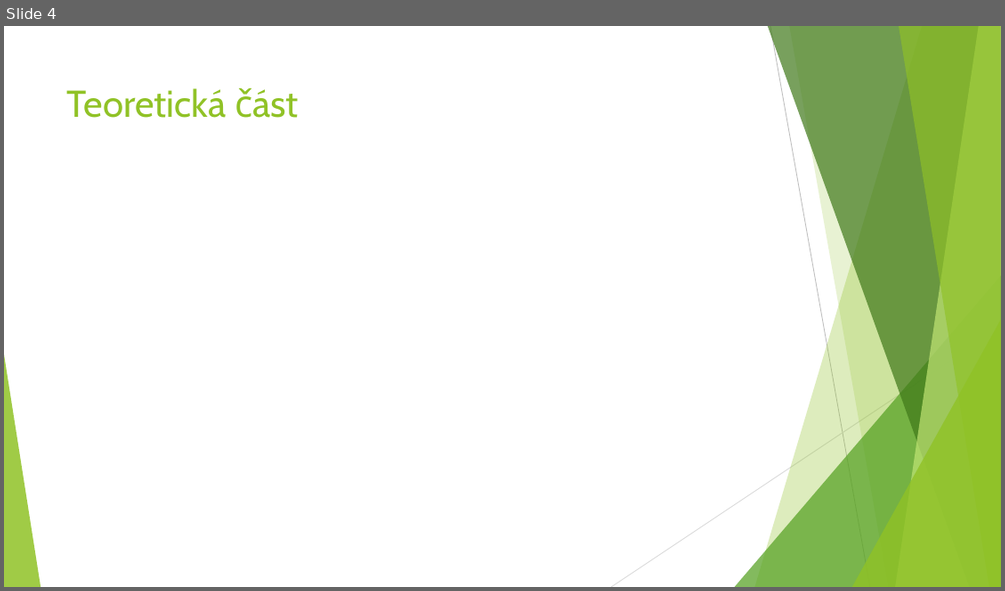
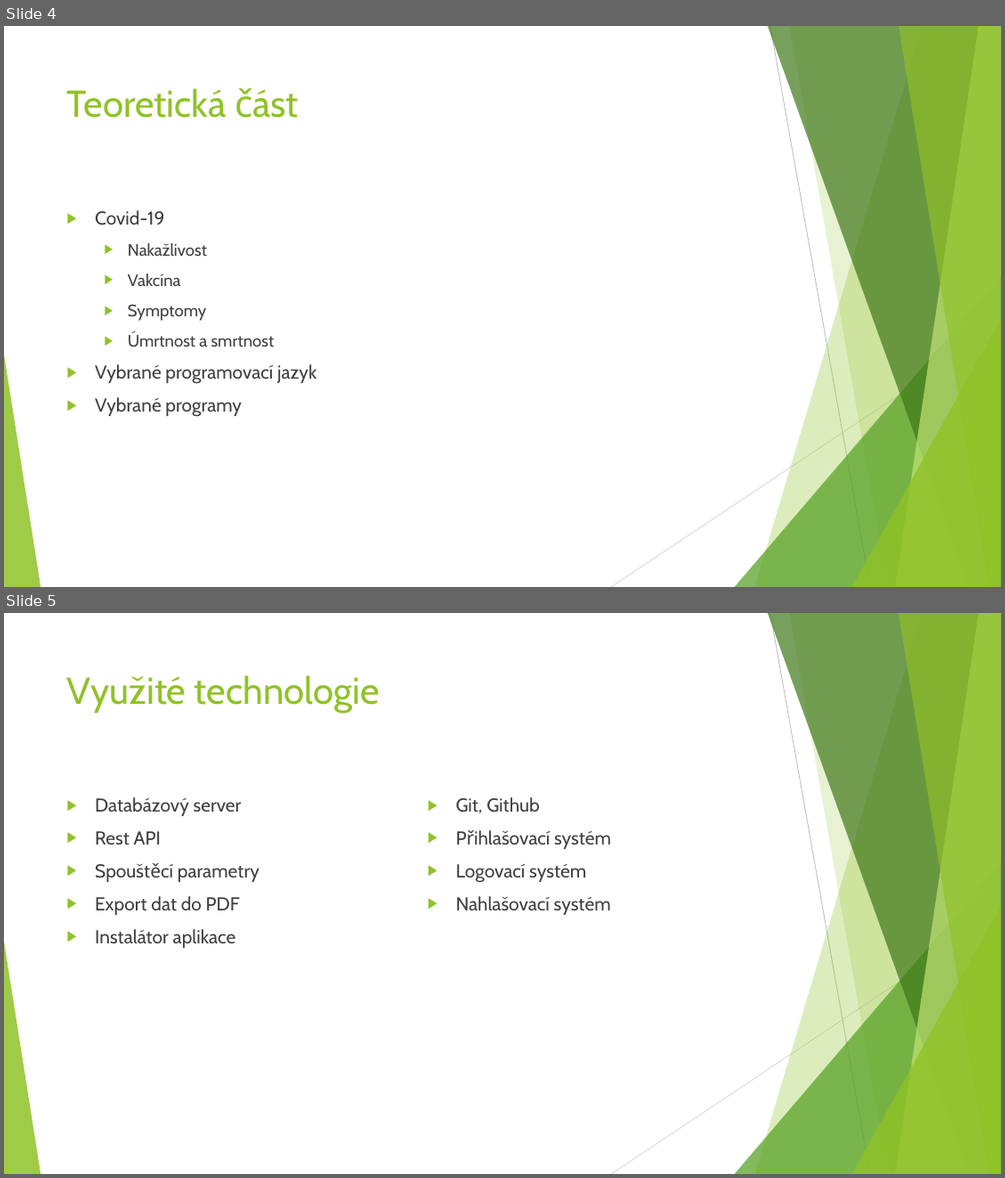
Before and after one commit to NiX3r/CoronaTracker, a slide deck: Documents/CoronaTracker.pptx. Shown one above the other, each under a label of ours: slide 4 before the commit, slides 4 and 5 after it. The pictures are 1005x591 and 1005x1178 pixels, drawn with LibreOffice and Linux fonts; fonts in the diff are those of the drawing. Boxes give left, top, right and bottom in pixels: in the first picture for what was removed or moved away, otherwise in the second. Text is boxed around its words. In the diff, an @@ line names an element or a change of style, - is before the commit and + after.

```diff
--- a/Documents/CoronaTracker.pptx
+++ b/Documents/CoronaTracker.pptx
@@ slide 5 added at [4,613,1001,1174], background #FFFFFF; not listed: 10 template elements that a slide beside it also shows @@
@@ title added at [67,675,380,713], 36 pt, text #90C226 @@
+Využité technologie
@@ text added at [95,797,259,948], 18 pt, text #404040 @@
+▶ Databázový server
+▶ Rest API
+▶ Spouštěcí parametry
+▶ Export dat do PDF
+▶ Instalátor aplikace
@@ text added at [456,797,611,915], 18 pt, text #404040 @@
+▶ Git, Github
+▶ Přihlašovací systém
+▶ Logovací systém
+▶ Nahlašovací systém
@@ slide 4 changed as well @@
@@ text added at [95,210,316,417], 18 pt, text #404040 @@
+▶ Covid-19
+  ▶ Nakažlivost
+  ▶ Vakcína
+  ▶ Symptomy
+  ▶ Úmrtnost a smrtnost
+▶ Vybrané programovací jazyk
+▶ Vybrané programy
```
Also in this commit, not shown: 6 other slides changed, 6 other slides added, 3 slides removed.
